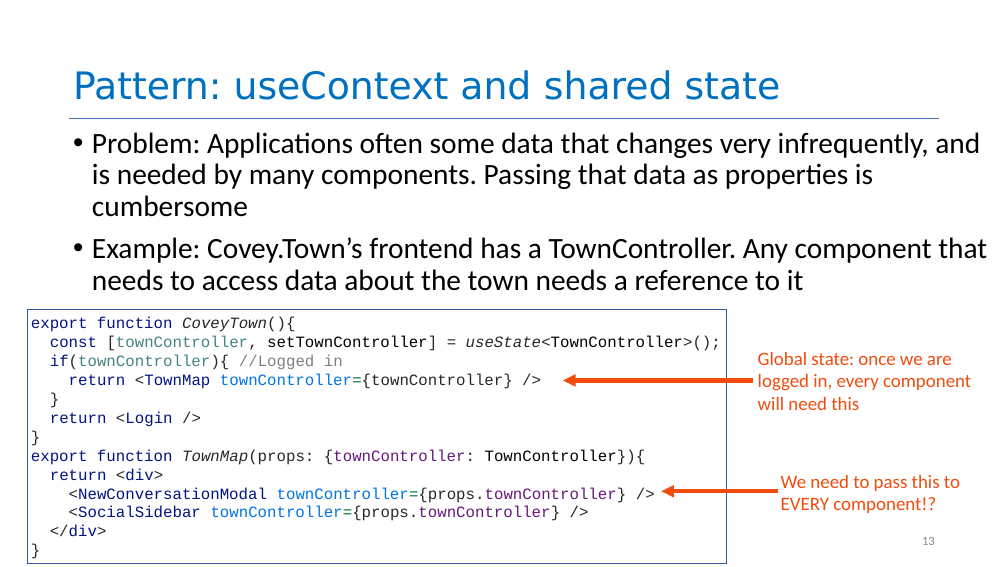
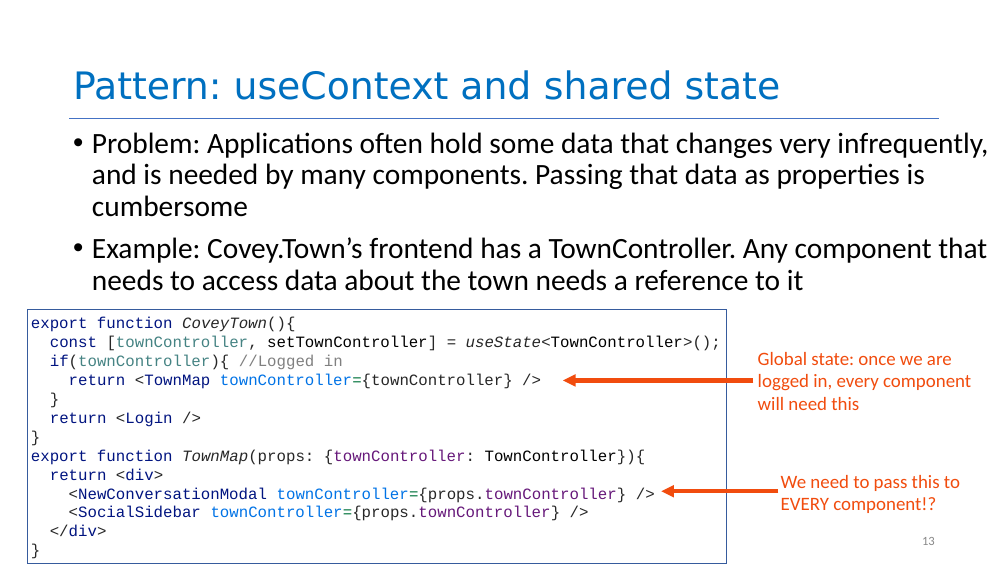
Before and after one commit to neu-se/CS4530-Spring-2023, a slide deck: slide 13 of Slides/Module 08 Patterns of React.pptx. Drawn at 1008x567 pixels with LibreOffice and Linux fonts; fonts in the diff are those of the drawing. Boxes give left, top, right and bottom in pixels: in the first picture for what was removed or moved away, otherwise in the second. Text is boxed around its words. In the diff, an @@ line names an element or a change of style, - is before the commit and + after.

Commit message:
updated mod8 slides to fix typos, clarified instructions for activity

```diff
--- a/Slides/Module 08 Patterns of React.pptx
+++ b/Slides/Module 08 Patterns of React.pptx
@@ text at (92,132,988,217): text changed @@
-• Problem: Applications often some data that changes very infrequently, and is needed by many components. Passing that data as properties is cumbersome
+• Problem: Applications often hold some data that changes very infrequently, and is needed by many components. Passing that data as properties is cumbersome
```
Also in this commit, not shown: 4 other slides changed, 3 other files.
